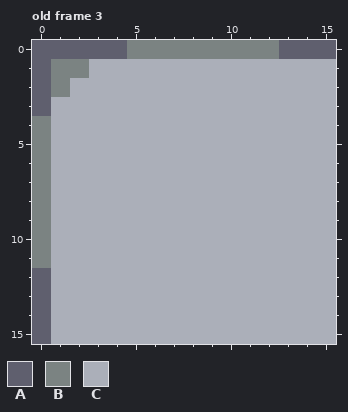
Pixel-art file -- assets/decor/ground.ase. The picture above is the old version.
16x16 pixels, 6 frames. Shown: old frame 3. The commit also changed other frames, which this record leaves out.
Palette (. is transparent): A #5f5f6e  B #7b8382  C #abafb9
Pixels before, old frame 3, first column x 0:
 0 AAAAABBBBBBBBAAA
 1 ABBCCCCCCCCCCCCC
 2 ABCCCCCCCCCCCCCC
 3 ACCCCCCCCCCCCCCC
 4 BCCCCCCCCCCCCCCC
 5 BCCCCCCCCCCCCCCC
 6 BCCCCCCCCCCCCCCC
 7 BCCCCCCCCCCCCCCC
 8 BCCCCCCCCCCCCCCC
 9 BCCCCCCCCCCCCCCC
10 BCCCCCCCCCCCCCCC
11 BCCCCCCCCCCCCCCC
12 ACCCCCCCCCCCCCCC
13 ACCCCCCCCCCCCCCC
14 ACCCCCCCCCCCCCCC
15 ACCCCCCCCCCCCCCC
New version:
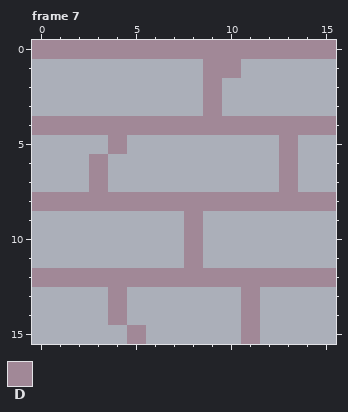
Colours new in this view: D #a18897
A new or re-ordered frame is compared with the old frame closest to it.
Diff:
frames 6 -> 19
Changed rows in their new state; - is an unchanged pixel.
Frame 7 is new; against old frame 3:
first column x 0:
 0 DDDDDDDDDDDDDDDD
 1 CCC------DD-----
 2 CC-------D------
 3 C--------D------
 4 DDDDDDDDDDDDDDDD
 5 C---D--------D--
 6 C--D---------D--
 7 C--D---------D--
 8 DDDDDDDDDDDDDDDD
 9 C-------D-------
10 C-------D-------
11 C-------D-------
12 DDDDDDDDDDDDDDDD
13 C---D------D----
14 C---D------D----
15 C----D-----D----
